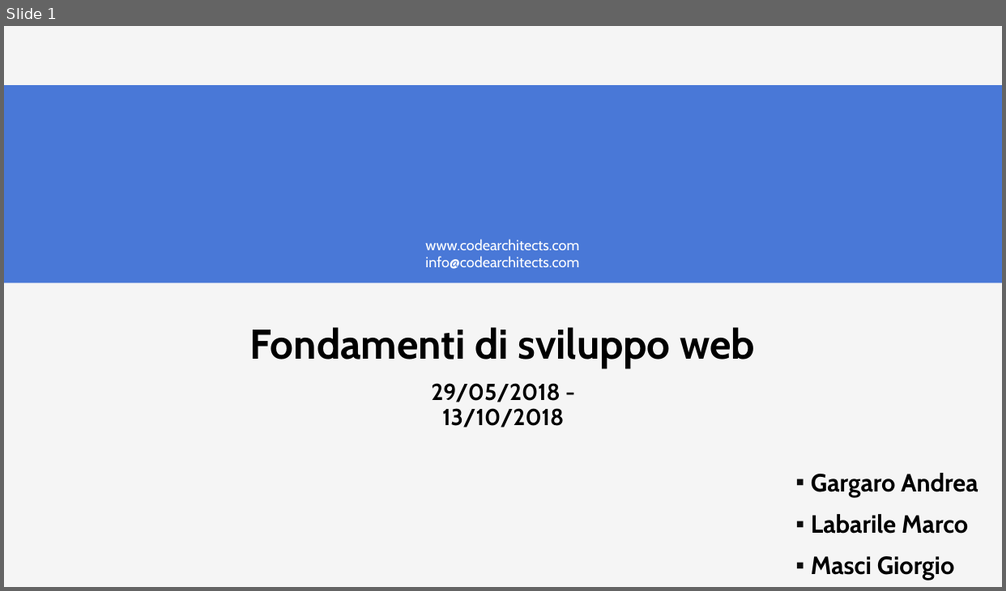
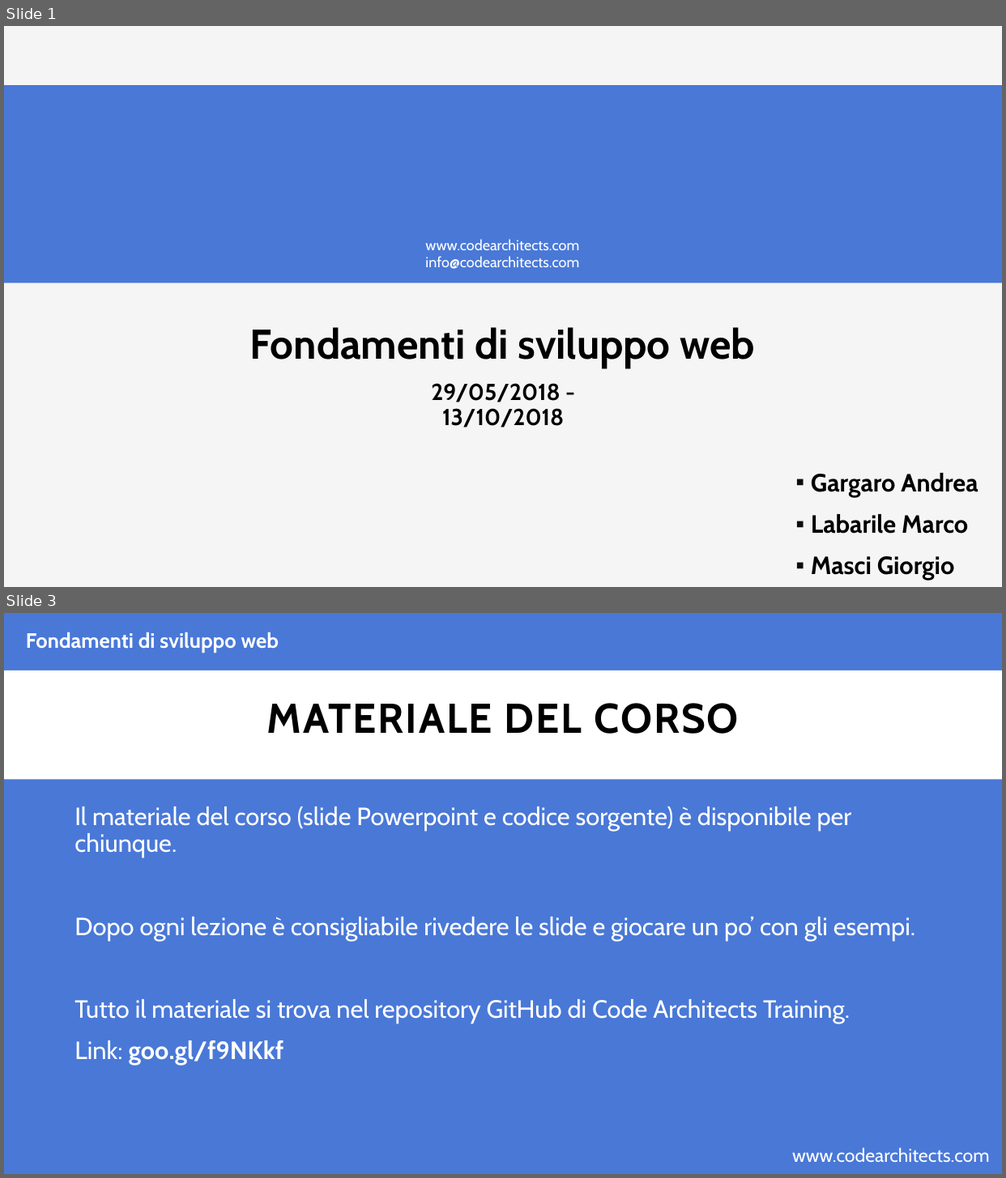
Before and after one commit to CodeArchitectsTraining/fondamenti-sviluppo-web-29052018, a slide deck: slides/html.pptx. Shown one above the other, each under a label of ours: slide 1 before the commit, slides 1 and 3 after it; the slides between them are not shown. The pictures are 1006x591 and 1006x1178 pixels, drawn with LibreOffice and Linux fonts; fonts in the diff are those of the drawing; background and template pictures are left out. Boxes give left, top, right and bottom in pixels: in the first picture for what was removed or moved away, otherwise in the second. Text is boxed around its words. In the diff, an @@ line names an element or a change of style, - is before the commit and + after.

```diff
--- a/slides/html.pptx
+++ b/slides/html.pptx
@@ slide 3 added at (4,613,1002,1174), background #4978D7 @@
@@ text added at (26,632,279,652), 20 pt, text #FFFFFF, bold @@
+Fondamenti di sviluppo web
@@ rectangle added at (4,671,1002,780), fill #FFFFFF @@
@@ title added at (267,703,739,734), 40 pt, text #000000, bold @@
+MATERIALE DEL CORSO
@@ text added at (74,807,915,1065), 24 pt, text #FFFFFF @@
+Il materiale del corso (slide Powerpoint e codice sorgente) è disponibile per chiunque.
+Dopo ogni lezione è consigliabile rivedere le slide e giocare un po’ con gli esempi.
+Tutto il materiale si trova nel repository GitHub di Code Architects Training.
+Link: goo.gl/f9NKkf
@@ text added at (792,1148,990,1163), 18 pt, text #FFFFFF @@
+www.codearchitects.com
```
Also in this commit, not shown: 4 slides changed, 26 other slides added, 1 slide removed, 2 other files.
